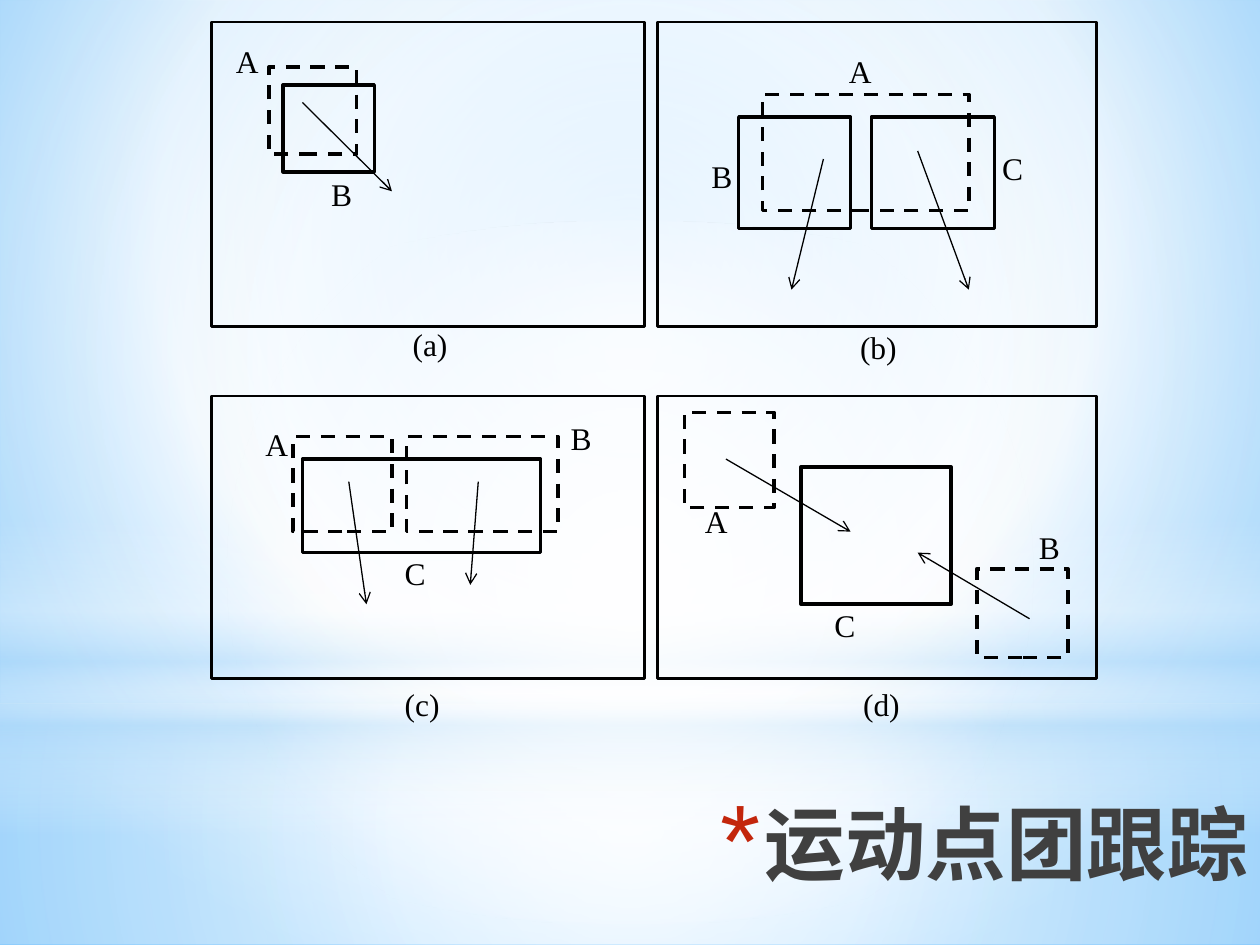
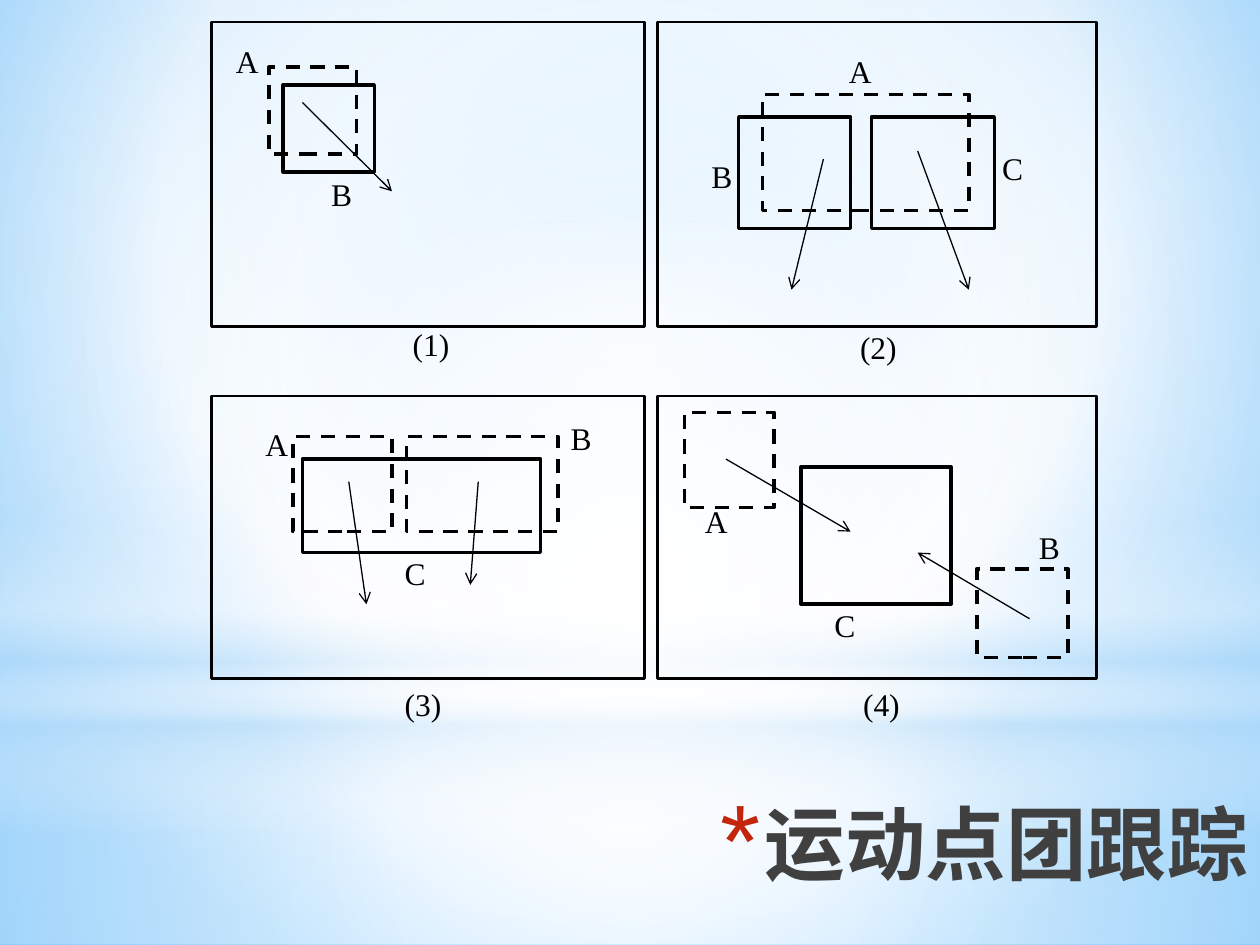
Before and after one commit to ronnyMakhuddin/motion-detect-tiqu, a slide deck: slide 15 of 研究生毕业设计/文档管理/论文_2/毕业设计答辩.pptx. Drawn at 1260x945 pixels with LibreOffice and Linux fonts; fonts in the diff are those of the drawing. Boxes give left, top, right and bottom in pixels: in the first picture for what was removed or moved away, otherwise in the second. Text is boxed around its words. In the diff, an @@ line names an element or a change of style, - is before the commit and + after.

```diff
--- a/研究生毕业设计/文档管理/论文_2/毕业设计答辩.pptx
+++ b/研究生毕业设计/文档管理/论文_2/毕业设计答辩.pptx
@@ text at box(413, 334, 450, 362): text changed @@
-(a)
+(1)
@@ text at box(860, 337, 897, 366): text changed @@
-(b)
+(2)
@@ text at box(405, 694, 442, 722): text changed @@
-(c)
+(3)
@@ text at box(863, 694, 900, 722): text changed @@
-(d)
+(4)
```
Also in this commit, not shown: 3 other slides changed, 1 other file.
